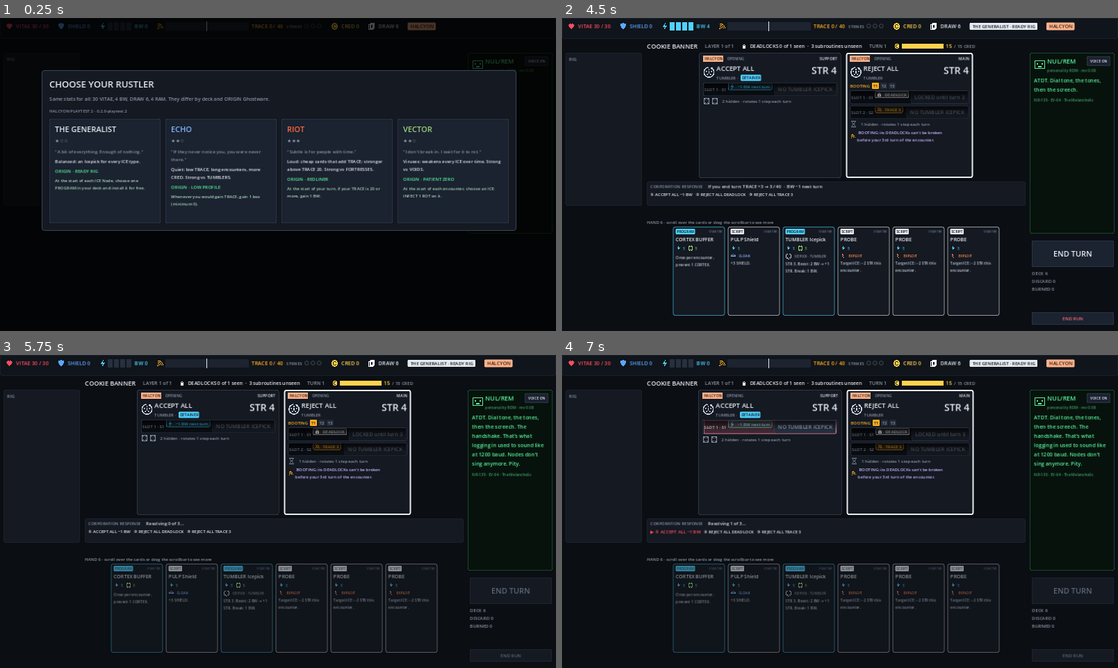
Above: before the commit, frames 1-4 (two rows, left to right).
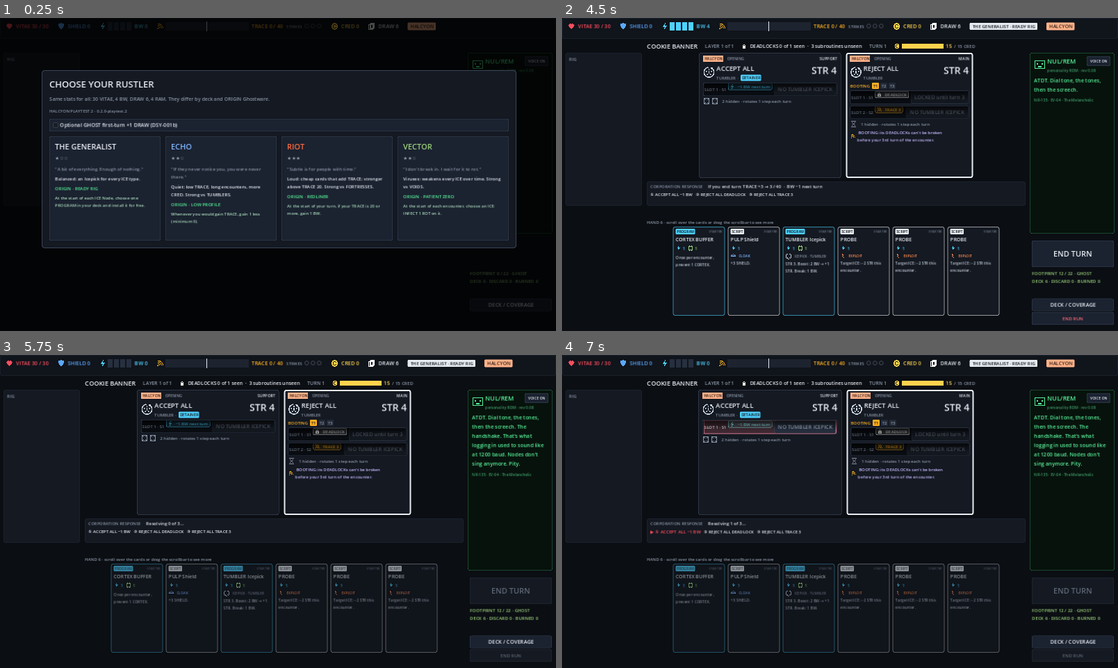
Above: after the commit, the same moments.

Repository: Punkwork/REDLINE
Game: Godot game, scene res://scenes/Main.tscn
Same seed, same stepped clock (60 frames per second), same inputs: the game is played once before the commit and once after it.
Inputs (mouse positions are in pixels of both pictures, inside the frame that each line leads up to):
- Up to frame 1 (0.25 s): no input
- Up to frame 2 (4.5 s): click (1073, 305) at 0.5 s, where only the run after the commit has a clickable "DECK / COVERAGE"; click "VOICE ON" at 1.25 s; click (667, 171) at 2.02 s; click "END RUN" at 2.75 s; click "COOKIE BANNER · 1 layer" at 3.5 s; click "Skip" at 4.25 s
- Up to frame 3 (5.75 s): click "END TURN" at 5 s
- Up to frame 4 (7 s): tap Enter at 5.75 s; move the mouse to (962, 495) at 5.77 s; hold Right 5.78-6.5 s; tap B at 5.85 s; click (962, 495) at 5.92 s; tap Space at 6.5 s; drag from (728, 527) to (812, 574) at 6.52 s

The runs differ from the first frame. In frame 1, 9.4% of the frame differs, in the area x 7-97%, y 32-93%; in frame 2, 0.8%; in frame 3, 0.8%; in frame 4, 0.8%.

Commit message:
DSY-001, DSY-002, DSY-003, DSY-006: Add footprint pressure, deck analysis and DECOMPILE

Diff:
--- a/godot/scripts/core/game.gd
+++ b/godot/scripts/core/game.gd
@@ -32,6 +32,10 @@
 var path: Array = []          # visited node ids
 var seen_ice := {}            # EV-05: first sight per ICE (per save, here per run)
 var entered_corp := false
+var corporation := "HALCYON"
+var ghost_draw_enabled := false # DSY-001b: optional, OFF by default.
+var bloat_tax_paid := 0
+var node_tax_pending := false
 
 # --- node / encounter state ---
 var node: Dictionary = {}
@@ -88,6 +92,7 @@
 	available = [0]
 	path.clear()
 	phase = "MAP"
+	bloat_tax_paid = 0
 	_event("EV-01")
 
 func _new_inst(id: String) -> Dictionary:
@@ -134,6 +139,7 @@
 # =====================================================================
 
 func _start_ice_node() -> void:
+	node_tax_pending = true
 	layer = 0
 	layers_cleared = 0
 	lockdown = false
@@ -199,6 +205,14 @@
 	for p in installed:
 		p.boost = 0
 	pulp_stats.encounters += 1
+	if node_tax_pending:
+		node_tax_pending = false
+		var tax := maxi(0, footprint() - footprint_cap())
+		var before_tax := trace_gained_node
+		if tax > 0:
+			add_trace(tax, false)
+			bloat_tax_paid += trace_gained_node - before_tax
+			_say("BLOAT TAX: FOOTPRINT %d / %d; +%d TRACE before Rustler modifiers." % [footprint(), footprint_cap(), tax])
 	_start_turn()
 	# PATIENT ZERO (VECTOR ORIGIN, VECTOR-001): choose an ICE; it starts with 1 ROT.
 	if rustler == "VECTOR" and phase == "PLAYER":
@@ -340,6 +354,8 @@
 	if _rack_has("SURGE_PROTECTOR"):
 		shield += 2 * _rack_count("SURGE_PROTECTOR")
 	var n := draw_size()
+	if enc.turn == 1 and ghost_draw_enabled and footprint_band() == "GHOST":
+		n += 1
 	if enc.turn == 1 and _rack_has("READY_STANCE"):
 		n += _rack_count("READY_STANCE")
 	draw_cards(n)
@@ -1486,3 +1502,79 @@
 	enc.purged_now = true
 	enc.skipped = true
 	_say("HALCYON PURGES %d virus counters instead of taking its turn." % total)
+
+# DSY-001/002/003/006: permanent deck analysis and pruning.
+func footprint(deck: Array = []) -> int:
+	if deck.is_empty(): deck = run_deck
+	var count := 0
+	for card in deck:
+		if CardDB.def(card.id).type != "BLOATWARE": count += 1
+	return count
+
+func footprint_cap() -> int:
+	return int({"HALCYON": 22, "IRONWATCH": 29, "LUCIDA": 35}.get(corporation, 22))
+
+func footprint_band() -> String:
+	if footprint() <= footprint_cap() - 6: return "GHOST"
+	return "LEAN" if footprint() <= footprint_cap() else "HEAVY"
+
+func coverage(deck: Array = []) -> Dictionary:
+	if deck.is_empty(): deck = run_deck
+	var result := {"FORTRESS": false, "TUMBLER": false, "VOID": false}
+	var ids := deck.map(func(c): return c.id)
+	for card in deck:
+		var d := CardDB.def(card.id)
+		if d.has("pick"):
+			for kind in result:
+				if d.pick.itype in [kind, "ANY"]: result[kind] = true
+		if d.has("breaker") or card.id == "FLASHPOINT":
+			for kind in result: result[kind] = true
+		if card.id == "BORROWED_CREDENTIALS" and ids.has("HUSH"):
+			result.FORTRESS = true; result.VOID = true
+		if card.id == "SHATTER" and ids.has("SLEDGE"):
+			for kind in result: result[kind] = true
+	return result
+
+func tag_density() -> Dictionary:
+	var result := {}
+	for card in run_deck:
+		for tag in CardDB.def(card.id).tags:
+			result[tag] = int(result.get(tag, 0)) + 1
+	return result
+
+func draw_chance(id: String, extra_cards: int = 0, extra_copies: int = 0) -> float:
+	# Nominal stage length 5/6/7 turns, no replacement within the estimate.
+	var size := footprint() + extra_cards
+	if size <= 0: return 0.0
+	var copies := run_deck.filter(func(c): return c.id == id).size() + extra_copies
+	var turns := int({"HALCYON": 5, "IRONWATCH": 6, "LUCIDA": 7}.get(corporation, 5))
+	var draws := mini(size, draw_size() * turns)
+	var miss := 1.0
+	for k in draws:
+		miss *= maxf(0.0, float(size - copies - k) / float(size - k))
+	return 100.0 * (1.0 - miss)
+
+func coverage_text(deck: Array = []) -> String:
+	var c := coverage(deck)
+	return "COVERAGE: FORTRESS %s · TUMBLER %s · VOID %s" % ["✓" if c.FORTRESS else "✗", "✓" if c.TUMBLER else "✗", "✓" if c.VOID else "✗"]
+
+func can_decompile(uid: int) -> Dictionary:
+	if footprint() <= 10: return {"ok": false, "reason": "10-card floor"}
+	var card := _find(run_deck, uid)
+	if card.is_empty() or CardDB.def(card.id).type == "BLOATWARE": return {"ok": false, "reason": "Not a permanent deck card"}
+	var after := run_deck.filter(func(c): return c.uid != uid)
+	for kind in coverage(after):
+		if not coverage(after)[kind]: return {"ok": false, "reason": "Would lose " + kind + " COVERAGE"}
+	return {"ok": true, "reason": ""}
+
+func begin_decompile() -> void:
+	if phase == "REWARD": phase = "DECOMPILE"
+
+func decompile(uid: int) -> bool:
+	if phase != "DECOMPILE" or not can_decompile(uid).ok: return false
+	var card := _take_from(run_deck, uid)
+	_say("DECOMPILE: removed " + CardDB.def(card.id).name)
+	reward_options.clear()
+	_end_ice_node()
+	_complete_map_step()
+	return true
--- a/godot/scripts/ui/main.gd
+++ b/godot/scripts/ui/main.gd
@@ -20,6 +20,7 @@
 
 var g: Game
 var nr: NulRem
+var deck_open := false
 var targeting := -1
 var konami_pos := 0
 var idle := 0.0
@@ -208,6 +209,12 @@
 	piles.position = Vector2(1352, 724)
 	piles.size = Vector2(236, 80)
 	add_child(piles)
+	var deck_button := Button.new()
+	deck_button.text = "DECK / COVERAGE"
+	deck_button.position = Vector2(1352, 807)
+	deck_button.size = Vector2(236, 32)
+	deck_button.pressed.connect(func(): deck_open = true; refresh())
+	add_child(deck_button)
 
 	var np := _panel(Vector2(1346, 100), Vector2(244, 520), Color("#07120c"), Color("#2c7a4f"))
 	var nv := VBoxContainer.new()
@@ -430,7 +437,9 @@
 		log_label.text = "PATIENT ZERO: choose an ICE to INFECT with 1 ROT."
 	if targeting >= 0:
 		log_label.text = "Choose an ICE for %s (right-click or Esc to cancel)." % CardDB.def(g.find_card(targeting).id).name
-	piles.text = "DECK %d\nDISCARD %d\nBURNED %d" % [g.draw_pile.size(), g.discard.size(), g.burned.size()] if in_enc else ""
+	piles.text = "FOOTPRINT %d / %d · %s\nDECK %d · DISCARD %d · BURNED %d" % [g.footprint(), g.footprint_cap(), g.footprint_band(), g.draw_pile.size(), g.discard.size(), g.burned.size()]
+	piles.autowrap_mode = TextServer.AUTOWRAP_WORD
+	piles.add_theme_color_override("font_color", Color("#ff6b78") if g.footprint_band() == "HEAVY" else Color("#9ad17a"))
 	_build_overlay()
 
 func _handle_events() -> void:
@@ -1216,7 +1225,11 @@
 		row.add_child(no)
 		v.add_child(row)
 		return
+	if deck_open:
+		_overlay_deck(false)
+		return
 	match g.phase:
+		"DECOMPILE": _overlay_deck(true)
 		"SELECT": _overlay_select()
 		"MAP": _overlay_map()
 		"READY_RIG": _overlay_options("READY RIG", "Generalist ORIGIN: choose one PROGRAM in your deck. It starts installed for free; your first hand stays full.", g.pending.options, g.draw_pile, func(u): g.choose_ready_rig(u); refresh(), "Skip", func(): g.skip_ready_rig(); refresh())
@@ -1369,12 +1382,23 @@
 	v.add_child(row)
 	for id in g.reward_options:
 		var cv := _card_view(id, -1)
+		cv.tooltip_text = "Draw chance this encounter: %.0f%%" % g.draw_chance(id, 1, 1)
+		var key_note := ""
+		for key in g.run_deck:
+			if CardDB.def(key.id).has("pick"):
+				key_note += "%s: %.0f%% → %.0f%%\n" % [CardDB.def(key.id).name, g.draw_chance(key.id), g.draw_chance(key.id, 1, 1 if key.id == id else 0)]
+		cv.tooltip_text += "\nTaking this adds one card. Key-card estimates:\n" + key_note
 		var cid: String = id
 		cv.gui_input.connect(func(ev):
 			if ev is InputEventMouseButton and ev.pressed and ev.button_index == MOUSE_BUTTON_LEFT:
 				g.choose_reward(cid)
 				refresh())
 		row.add_child(cv)
+	var pruning := Button.new()
+	pruning.text = "DECOMPILE · remove a deck card instead"
+	pruning.pressed.connect(func(): g.begin_decompile(); refresh())
+	v.add_child(pruning)
+	v.add_child(_lbl(g.coverage_text(), 12, DIM))
 	var b := Button.new()
 	b.text = "Skip (a thin deck is a happy deck)"
 	b.pressed.connect(func(): g.choose_reward(""); refresh())
@@ -1395,6 +1419,11 @@
 func _overlay_select() -> void:
 	var v := _dim_box("CHOOSE YOUR RUSTLER", "Same stats for all: 30 VITAE, 4 BW, DRAW 6, 4 RAM. They differ by deck and ORIGIN Ghostware.", 1360)
 	v.add_child(_lbl("HALCYON PLAYTEST 2 · " + str(ProjectSettings.get_setting("application/config/version", "")), 12, DIM))
+	var option := CheckBox.new()
+	option.text = "Optional GHOST first-turn +1 DRAW (DSY-001b)"
+	option.button_pressed = g.ghost_draw_enabled
+	option.toggled.connect(func(on): g.ghost_draw_enabled = on)
+	v.add_child(option)
 	var row := HBoxContainer.new()
 	row.add_theme_constant_override("separation", 14)
 	v.add_child(row)
@@ -1489,3 +1518,30 @@
 		draw_rect(Rect2(0, 0, w * clamp(value / 40.0, 0.0, 1.0), h), col)
 		draw_line(Vector2(w / 2, -2), Vector2(w / 2, h + 2), Color("#e6ebf2"), 2)
 		draw_rect(Rect2(0, 0, w, h), Color("#5b4a2a"), false, 1)
+
+func _overlay_deck(removing: bool) -> void:
+	var v := _dim_box("DECOMPILE" if removing else "DECK ANALYSIS", "FOOTPRINT %d / %d · %s\n%s\nTag density: %s" % [g.footprint(), g.footprint_cap(), g.footprint_band(), g.coverage_text(), str(g.tag_density())], 1100)
+	var scroll := ScrollContainer.new()
+	scroll.custom_minimum_size = Vector2(1000, 400)
+	v.add_child(scroll)
+	var list := VBoxContainer.new()
+	list.size_flags_horizontal = Control.SIZE_EXPAND_FILL
+	scroll.add_child(list)
+	for card in g.run_deck:
+		var b := Button.new()
+		b.text = "%s · Draw chance this encounter: %.0f%%" % [CardDB.def(card.id).name, g.draw_chance(card.id)]
+		if removing:
+			var why := g.can_decompile(card.uid)
+			b.disabled = not why.ok
+			b.tooltip_text = why.reason
+			b.pressed.connect(func(): g.decompile(card.uid); refresh())
+		else:
+			b.pressed.connect(func(): _show_inspect(card.id))
+		list.add_child(b)
+	var close := Button.new()
+	close.text = "Back"
+	close.pressed.connect(func():
+		deck_open = false
+		if removing: g.phase = "REWARD"
+		refresh())
+	v.add_child(close)
--- /dev/null
+++ b/godot/tests/synergy_cases.gd
@@ -0,0 +1,43 @@
+extends RefCounted
+var check: Callable
+func game(who: String = "GENERALIST") -> Game:
+ var g := Game.new(400)
+ g.new_run(who)
+ return g
+func run() -> void:
+ step1()
+func step1() -> void:
+ var g := game()
+ check.call(g.footprint() == 12 and g.footprint_cap() == 22 and g.footprint_band() == "GHOST", "DSY footprint baseline")
+ g.run_deck.append(g._new_inst("SPAM"))
+ check.call(g.footprint() == 12, "Bloatware excluded from FOOTPRINT")
+ g.corporation = "IRONWATCH"
+ check.call(g.footprint_cap() == 29, "IRONWATCH cap 29")
+ g.corporation = "LUCIDA"
+ check.call(g.footprint_cap() == 35, "LUCIDA cap 35")
+ check.call(g.coverage().values().all(func(x): return x), "starter coverage")
+ var pick: Dictionary = g.run_deck.filter(func(c): return c.id == "VOID_ICEPICK")[0]
+ check.call(not g.can_decompile(pick.uid).ok, "coverage guard blocks last VOID breaker")
+ g.run_deck.append(g._new_inst("BRUTE_FORCE"))
+ check.call(g.can_decompile(pick.uid).ok, "fallback preserves coverage")
+ g.run_deck.resize(10)
+ check.call(not g.can_decompile(g.run_deck[0].uid).ok, "10-card floor")
+ var heavy := game("RIOT")
+ for i in 10: heavy.run_deck.append(heavy._new_inst("PROBE"))
+ heavy.enter_node(0)
+ check.call(heavy.bloat_tax_paid == 3 and heavy.trace == 3, "25-card HALCYON deck pays TRACE 3")
+ var normal := game("ECHO")
+ normal.enter_node(0)
+ check.call(normal.hand.size() == 6, "DSY-001b OFF by default")
+ var optional := game("ECHO")
+ optional.ghost_draw_enabled = true
+ optional.enter_node(0)
+ check.call(optional.hand.size() == 7, "optional GHOST draw")
+ var lean := game()
+ check.call(is_equal_approx(lean.draw_chance("PROBE"), 100.0), "duplicate-aware draw chance bounded at 100")
+ check.call(lean.tag_density().EXPLOIT == 3, "tag density counts physical copies")
+ lean.phase = "REWARD"
+ lean.begin_decompile()
+ var cut: Dictionary = lean.run_deck.filter(func(c): return c.id == "PROBE")[0]
+ lean.node = IceDB.MAP[0][0]
+ check.call(lean.decompile(cut.uid) and lean.footprint() == 11 and lean.phase == "MAP", "DECOMPILE takes removal instead of reward")
--- a/godot/tests/test_game.gd
+++ b/godot/tests/test_game.gd
@@ -36,6 +36,9 @@
 	check(g.play_card(u), "install " + id)
 
 func _init() -> void:
+	var cases = load("res://tests/synergy_cases.gd").new()
+	cases.check = check
+	cases.run()
 	test_opening_node()
 	test_shield_and_pulp()
 	test_trace_strikes()
@@ -775,6 +778,8 @@
 	var stalled := {}
 	var vit := []
 	var opener_turns := []
+	var deck_total := 0
+	var tax_total := 0
 	for seed in range(100, 130):
 		var g := Game.new(seed)
 		g.new_run(who)
@@ -798,6 +803,8 @@
 					bot_turn(g)
 					if g.node.get("opening", false) and g.enc.get("breached", false):
 						opener_turns.append(g.enc.turn)
+		deck_total += g.footprint()
+		tax_total += g.bloat_tax_paid
 		purges += g.purges_run
 		for k in ps:
 			ps[k] += g.pulp_stats[k]
@@ -813,6 +820,7 @@
 			rows[g.node.get("name", "?")] = rows.get(g.node.get("name", "?"), 0) + 1
 		else:
 			stalled[g.node.get("name", "?")] = stalled.get(g.node.get("name", "?"), 0) + 1
+	print("  deck %s: avg end size %.2f; avg bloat tax paid %.2f TRACE" % [who, float(deck_total) / 30, float(tax_total) / 30])
 	if not opener_turns.is_empty():
 		print("  opening %s: earliest BREACH %s" % [who, opener_turns.min()])
 	if not stalled.is_empty():
Not shown, changed: docs/HANDOFF.md
Not shown, changed: docs/REDLINE_DEVELOPMENT_LOG.md
